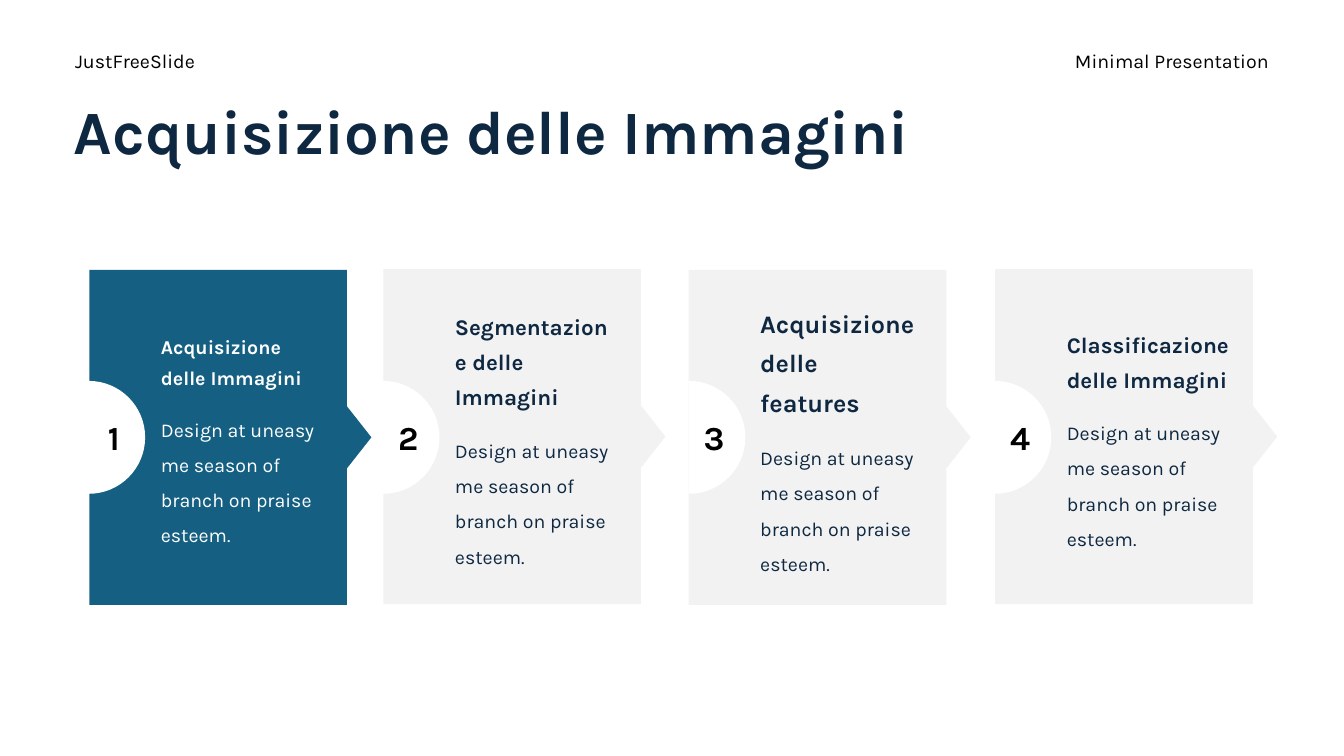
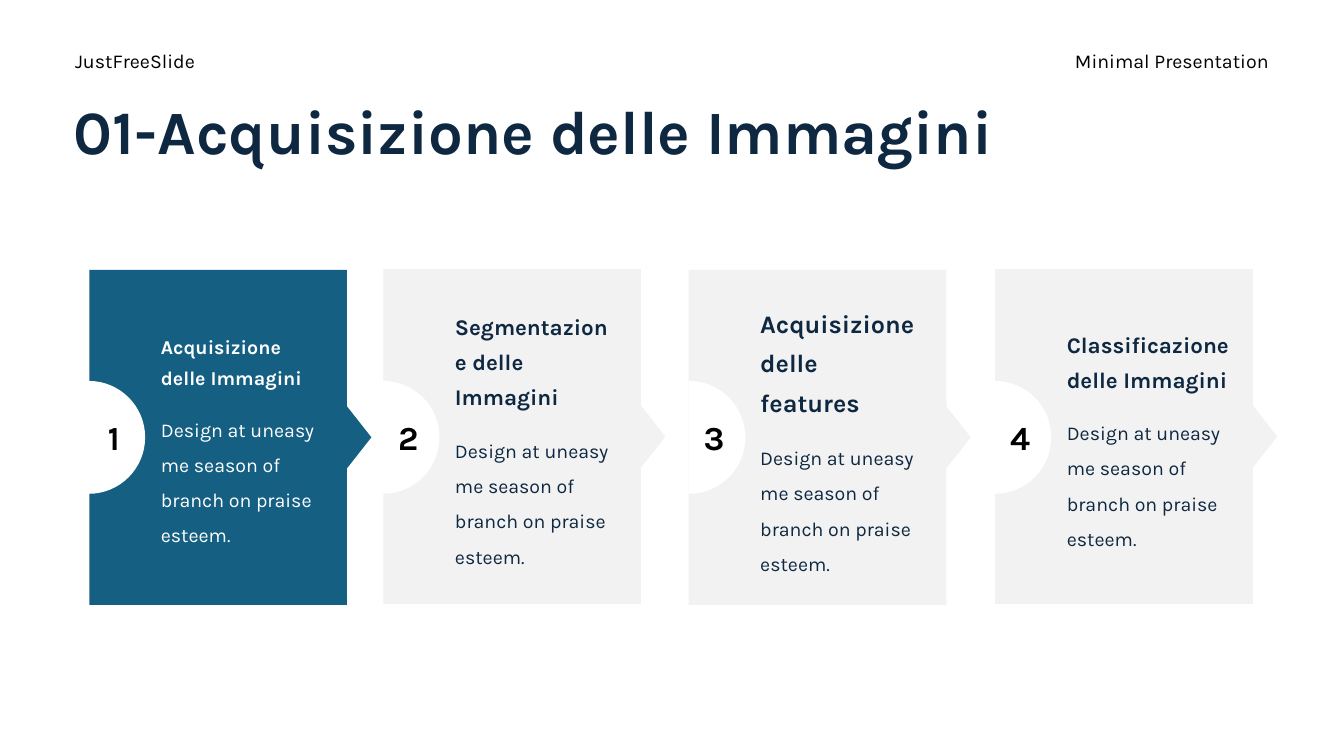
Before and after one commit to aleeteo/leaf_ID, a slide deck: slide 8 of ProjectLeafWIP.pptx. Drawn at 1344x756 pixels with LibreOffice and Linux fonts; fonts in the diff are those of the drawing. Boxes give left, top, right and bottom in pixels: in the first picture for what was removed or moved away, otherwise in the second. Text is boxed around its words. In the diff, an @@ line names an element or a change of style, - is before the commit and + after.

```diff
--- a/ProjectLeafWIP.pptx
+++ b/ProjectLeafWIP.pptx
@@ title at <box>74,110,992,169</box>: text changed @@
-Acquisizione delle Immagini
+01-Acquisizione delle Immagini
```
Also in this commit, not shown: 3 other slides changed, 2 slides added, 1 other file.
